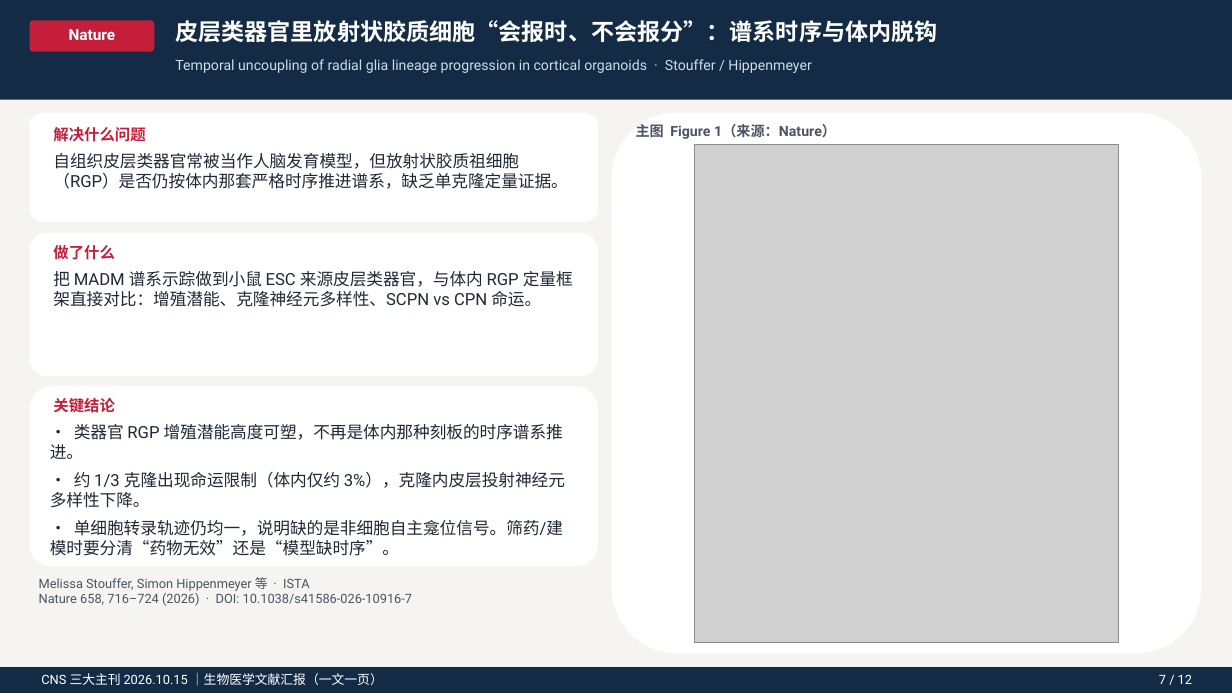
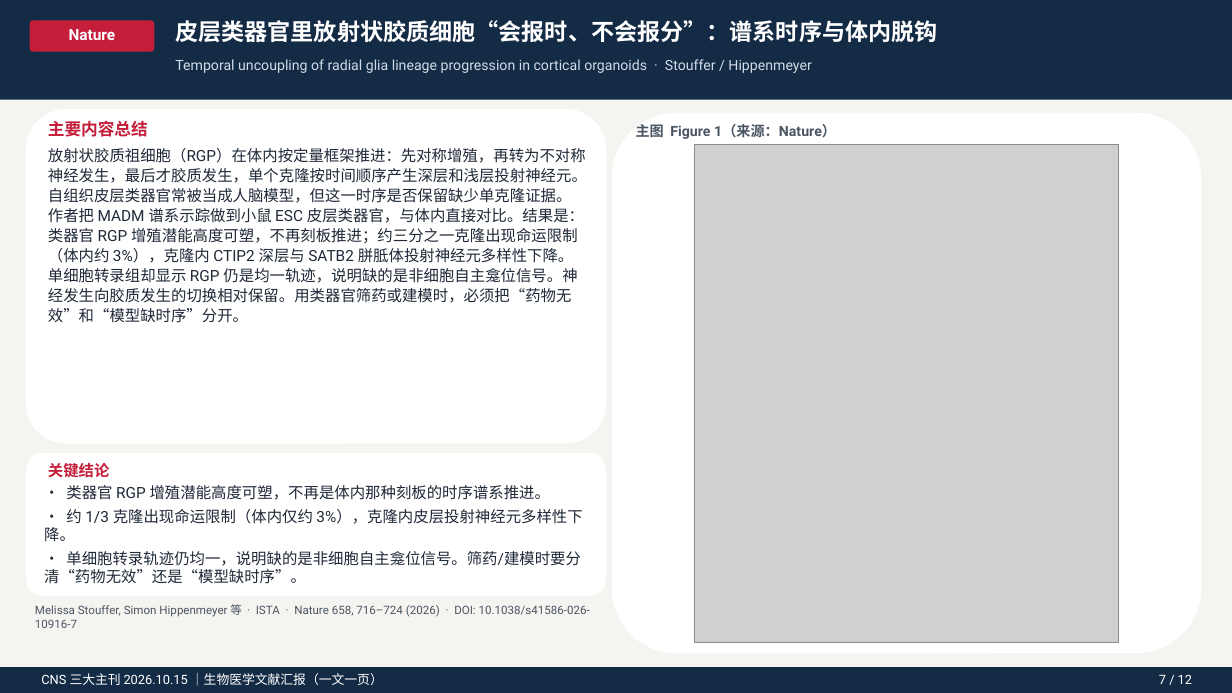
Before and after one commit to zh798858037-sys/AI, a slide deck: slide 9 of CNS_20261015_生物医学文献汇报.pptx. Drawn at 1232x693 pixels with LibreOffice and Linux fonts; fonts in the diff are those of the drawing; grey boxes stand for pictures. Boxes give left, top, right and bottom in pixels: in the first picture for what was removed or moved away, otherwise in the second. Text is boxed around its words. In the diff, an @@ line names an element or a change of style, - is before the commit and + after.

```diff
--- a/CNS_20261015_生物医学文献汇报.pptx
+++ b/CNS_20261015_生物医学文献汇报.pptx
@@ rounded rectangle: place and size @@
-rounded rectangle at bbox=[30, 233, 598, 376]
+rounded rectangle at bbox=[26, 109, 606, 444]
@@ rounded rectangle removed at bbox=[30, 113, 598, 222] @@
@@ text added at bbox=[48, 120, 148, 137], 13 pt, text #C41E3A, bold @@
+主要内容总结
@@ text added at bbox=[48, 148, 587, 323], 12 pt, text #1F2937 @@
+放射状胶质祖细胞（RGP）在体内按定量框架推进：先对称增殖，再转为不对称神经发生，最后才胶质发生，单个克隆按时间顺序产生深层和浅层投射神经元。自组织皮层类器官常被当成人脑模型，但这一时序是否保留缺少单克隆证据。作者把 MADM 谱系示踪做到小鼠 ESC 皮层类器官，与体内直接对比。结果是：类器官 RGP 增殖潜能高度可塑，不再刻板推进；约三分之一克隆出现命运限制（体内约 3%），克隆内 CTIP2 深层与 SATB2 胼胝体投射神经元多样性下降。单细胞转录组却显示 RGP 仍是均一轨迹，说明缺的是非细胞自主龛位信号。神经发生向胶质发生的切换相对保留。用类器官筛药或建模时，必须把“药物无效”和“模型缺时序”分开。
@@ text removed at bbox=[53, 127, 145, 142] @@
-解决什么问题
@@ text removed at bbox=[53, 153, 567, 189] @@
-自组织皮层类器官常被当作人脑发育模型，但放射状胶质祖细胞（RGP）是否仍按体内那套严格时序推进谱系，缺乏单克隆定量证据。
@@ text removed at bbox=[53, 245, 115, 260] @@
-做了什么
@@ text removed at bbox=[53, 271, 573, 307] @@
-把 MADM 谱系示踪做到小鼠 ESC 来源皮层类器官，与体内 RGP 定量框架直接对比：增殖潜能、克隆神经元多样性、SCPN vs CPN 命运。
@@ rounded rectangle: place and size @@
-rounded rectangle at bbox=[30, 386, 598, 567]
+rounded rectangle at bbox=[26, 453, 606, 596]
@@ text "• 类器官 RGP 增殖潜能高度可塑，不再是体内那种刻板的时序谱系推进。": place and size @@
-text "• 类器官 RGP 增殖潜能高度可塑，不再是体内那种刻板的时序谱系推进。" at bbox=[50, 424, 565, 556]
+text "• 类器官 RGP 增殖潜能高度可塑，不再是体内那种刻板的时序谱系推进。" at bbox=[44, 485, 582, 584]
@@ text "• 类器官 RGP 增殖潜能高度可塑，不再是体内那种刻板的时序谱系推进。" at bbox=[44, 485, 582, 584]: size 13 to 12 pt; less space between paragraphs @@
@@ text "关键结论": place and size @@
-text "关键结论" at bbox=[53, 398, 115, 413]
+text "关键结论" at bbox=[48, 463, 110, 478]
@@ text at bbox=[35, 604, 590, 628]: text changed; size 10 to 9 pt @@
-Melissa Stouffer, Simon Hippenmeyer 等 · ISTA
-Nature 658, 716–724 (2026) · DOI: 10.1038/s41586-026-10916-7
+Melissa Stouffer, Simon Hippenmeyer 等 · ISTA · Nature 658, 716–724 (2026) · DOI: 10.1038/s41586-026-10916-7
```
Also in this commit, not shown: 12 other slides changed, 2 other files.
